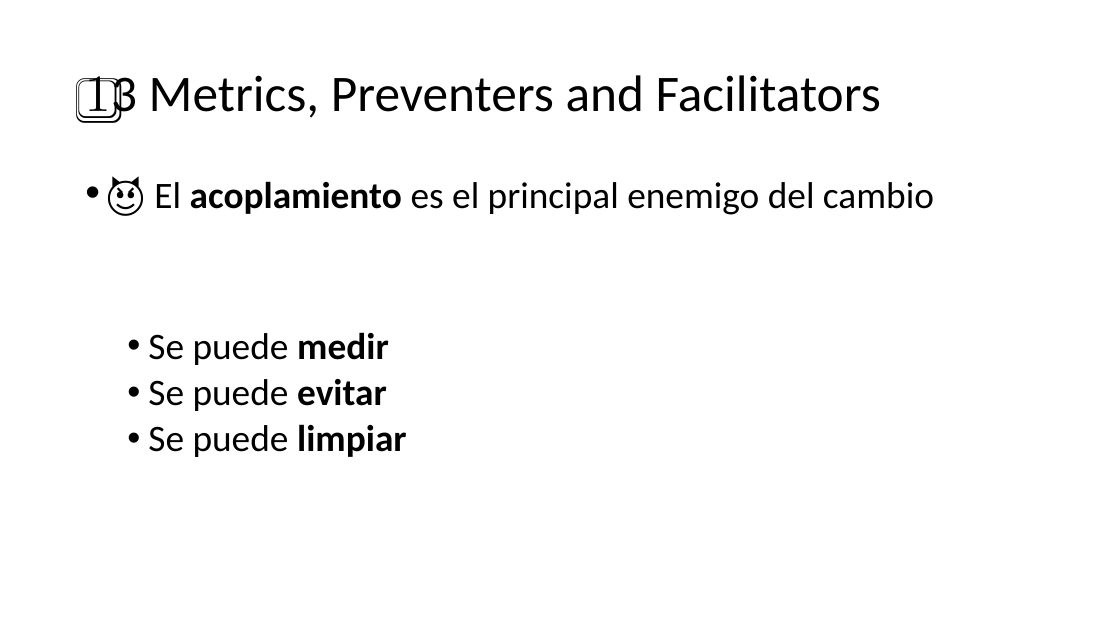
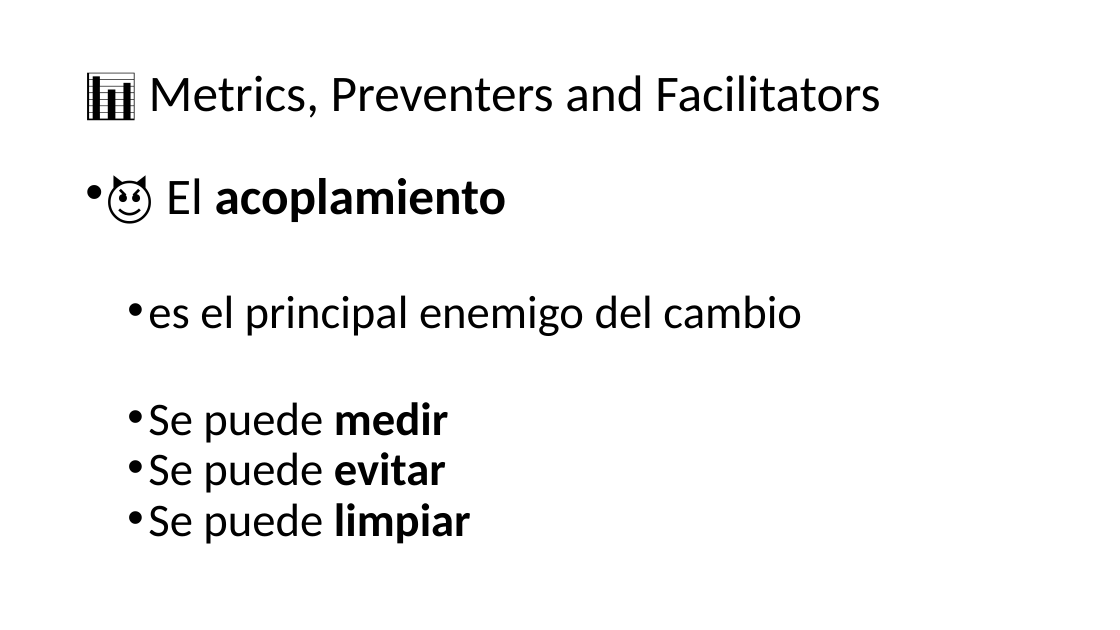
Before and after one commit to AlbertoBasalo/principles-and-patterns, a slide deck: slide 5 of docs/principles-and-practices.pptx (slide 6 before the commit). Drawn at 1120x630 pixels with LibreOffice and Linux fonts; fonts in the diff are those of the drawing. Boxes give left, top, right and bottom in pixels: in the first picture for what was removed or moved away, otherwise in the second. Text is boxed around its words. In the diff, an @@ line names an element or a change of style, - is before the commit and + after.

```diff
--- a/docs/principles-and-practices.pptx
+++ b/docs/principles-and-practices.pptx
@@ title at [149, 75, 880, 118]: text changed @@
-1️⃣3 Metrics, Preventers and Facilitators
+📊 Metrics, Preventers and Facilitators
@@ text at [148, 178, 802, 336]: text changed; size 32 to 40 pt @@
-• 😈 El acoplamiento es el principal enemigo del cambio
+• 😈 El acoplamiento
+  • es el principal enemigo del cambio
@@ text at [148, 402, 471, 544]: size 32 to 40 pt in "Se puede medir", "Se puede evitar", "Se puede limpiar"; line spacing 0.9 to 0.8 @@
```
Also in this commit, not shown: 13 other slides changed, 1 slide removed, 1 other file.
